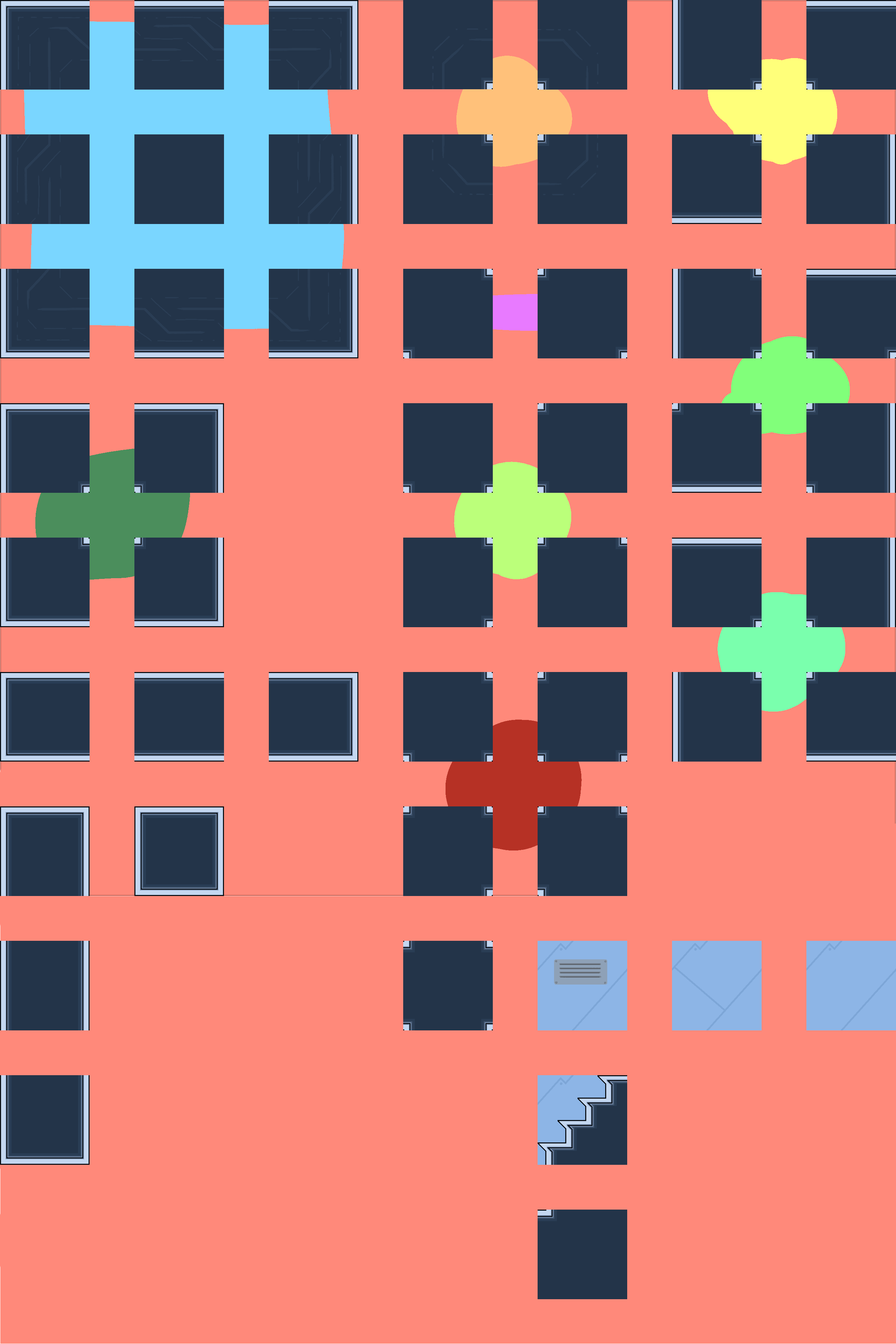
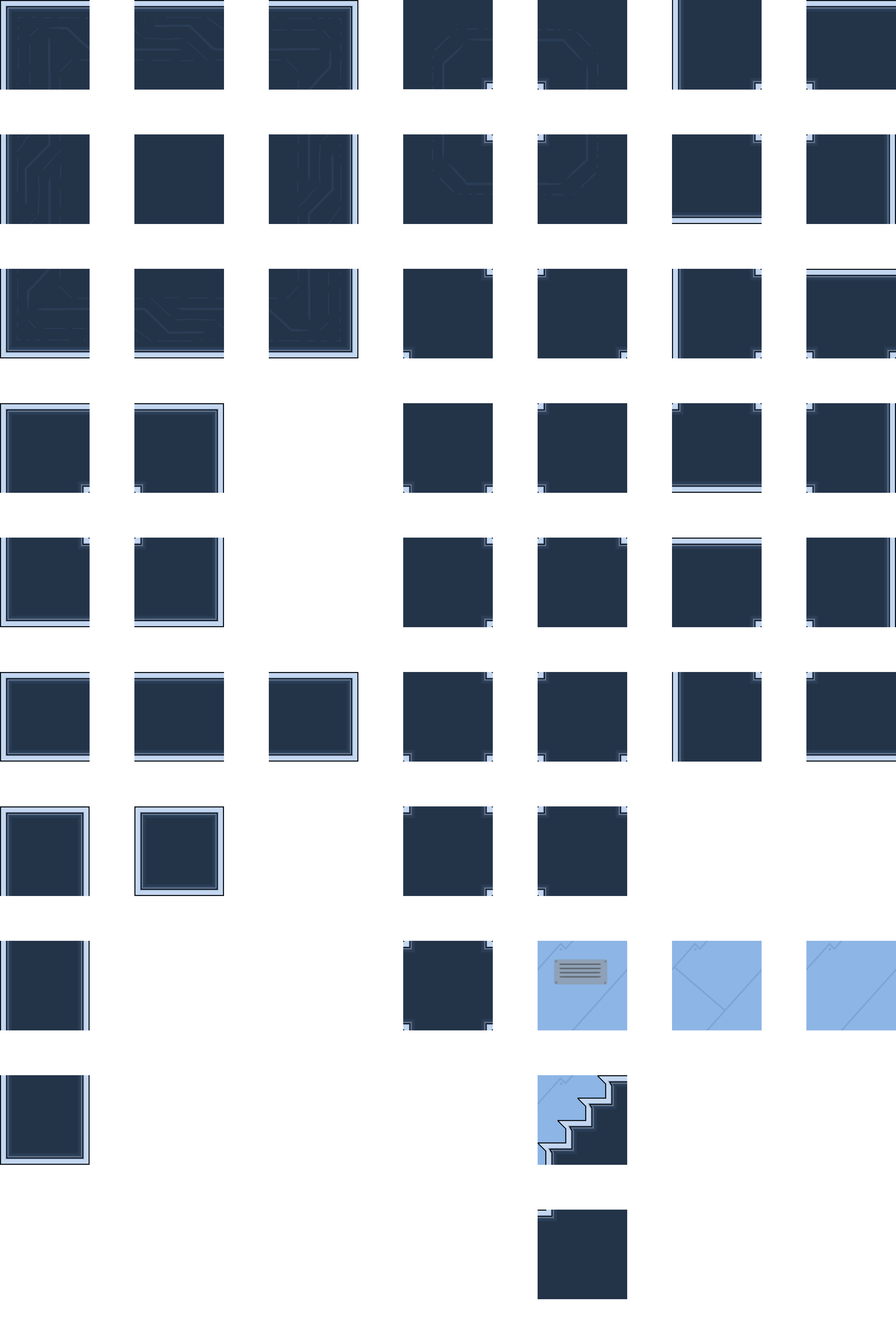
The second 896px x 1344px image is a revision of the first. Changes to its layers:
hid "Background", painted on it over 0, 0, 896, 1344
